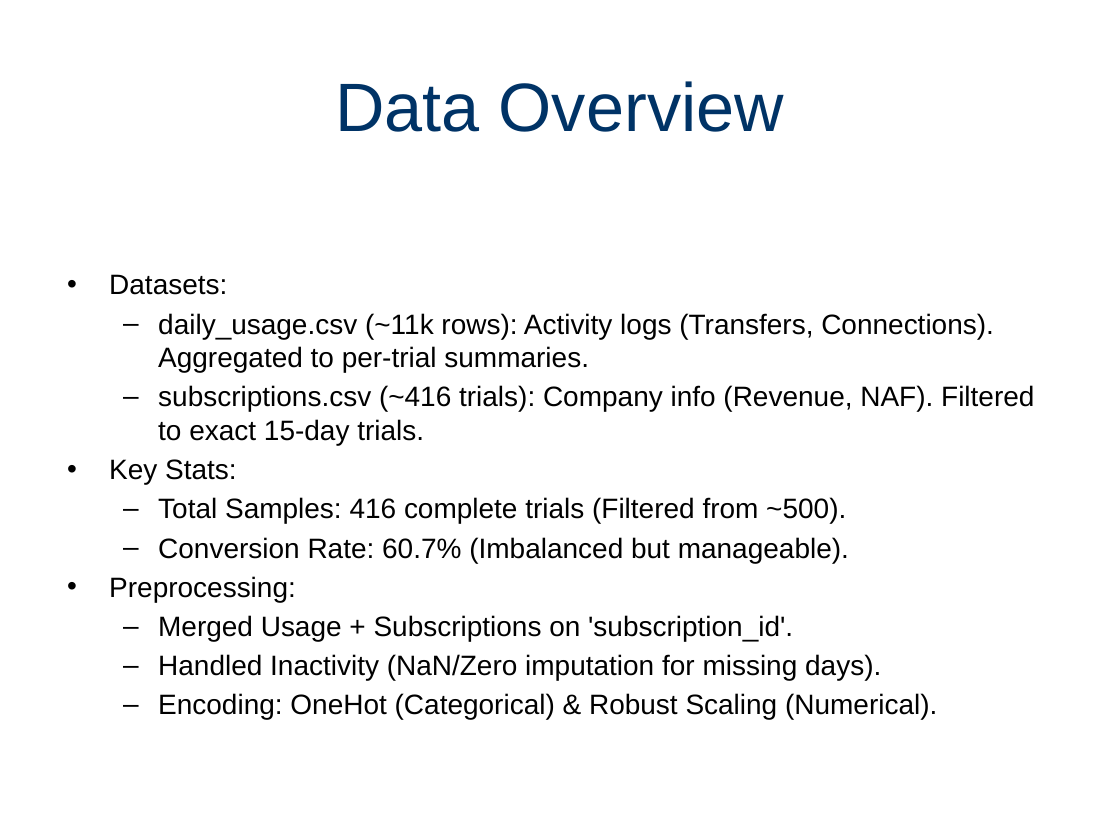
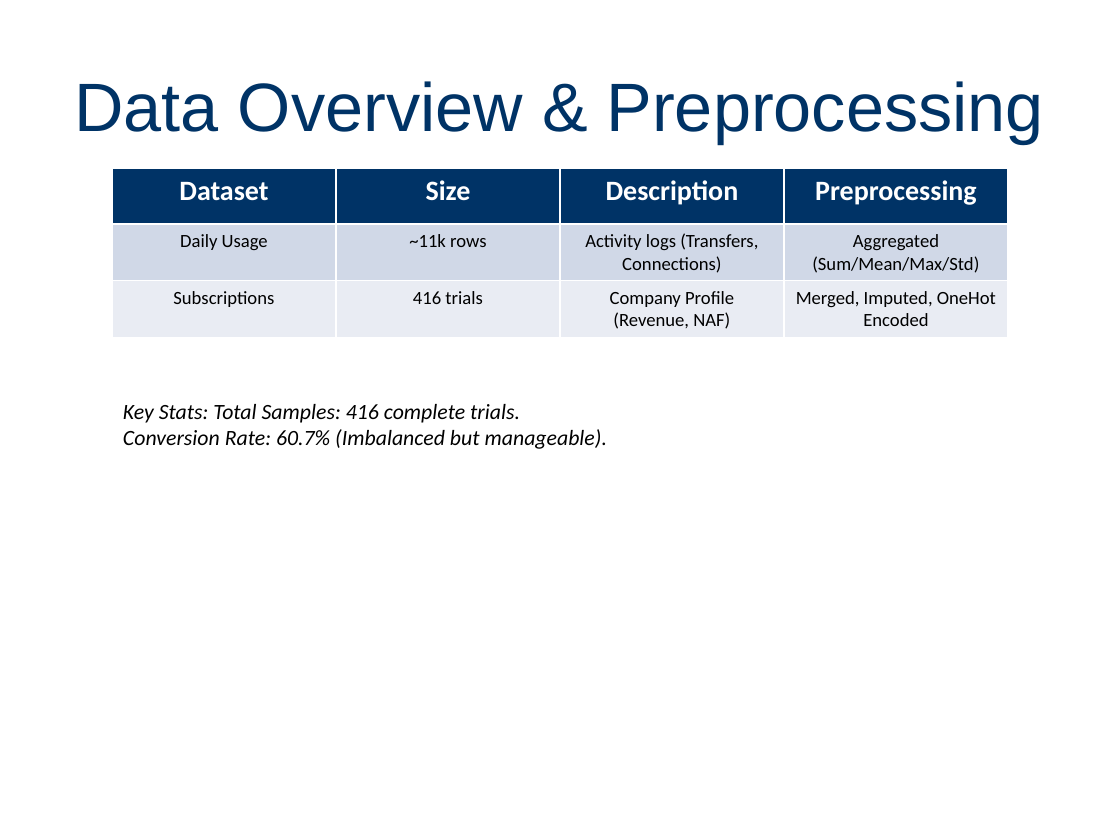
Before and after one commit to Paulino-Cristovao/churn_predictions, a slide deck: slide 3 of Presentations_Resultats_Projet.pptx. Drawn at 1120x840 pixels with LibreOffice and Linux fonts; fonts in the diff are those of the drawing. Boxes give left, top, right and bottom in pixels: in the first picture for what was removed or moved away, otherwise in the second. Text is boxed around its words. In the diff, an @@ line names an element or a change of style, - is before the commit and + after.

Commit message:
Presentation: Implement tables for Data/Results and center images

```diff
--- a/Presentations_Resultats_Projet.pptx
+++ b/Presentations_Resultats_Projet.pptx
@@ title at bbox=[75, 81, 1044, 143]: text changed @@
-Data Overview
+Data Overview & Preprocessing
@@ table added at bbox=[112, 168, 1008, 336], 3 rows, 4 columns @@
+Dataset | Size | Description | Preprocessing
+Daily Usage | ~11k rows | Activity logs (Transfers, Connections) | Aggregated (Sum/Mean/Max/Std)
+Subscriptions | 416 trials | Company Profile (Revenue, NAF) | Merged, Imputed, OneHot Encoded
@@ text removed at bbox=[109, 274, 1034, 720] @@
-• Datasets:
-  – daily_usage.csv (~11k rows): Activity logs (Transfers, Connections). Aggregated to per-trial summaries.
-  – subscriptions.csv (~416 trials): Company info (Revenue, NAF). Filtered to exact 15-day trials.
-• Key Stats:
-  – Total Samples: 416 complete trials (Filtered from ~500).
-  – Conversion Rate: 60.7% (Imbalanced but manageable).
-• Preprocessing:
-  – Merged Usage + Subscriptions on 'subscription_id'.
-  – Handled Inactivity (NaN/Zero imputation for missing days).
-  – Encoding: OneHot (Categorical) & Robust Scaling (Numerical).
@@ text added at bbox=[123, 404, 607, 449], 14 pt, text #000000, italic @@
+Key Stats: Total Samples: 416 complete trials.
+Conversion Rate: 60.7% (Imbalanced but manageable).
```
Also in this commit, not shown: 5 other slides changed, 1 slide added, 1 slide removed, 1 other file.
